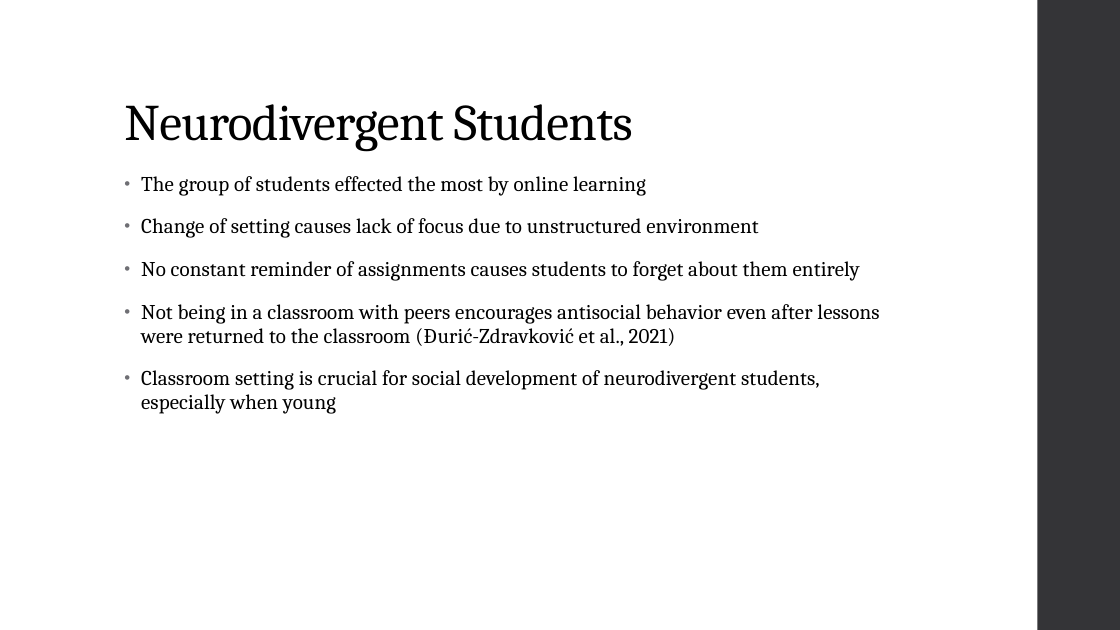
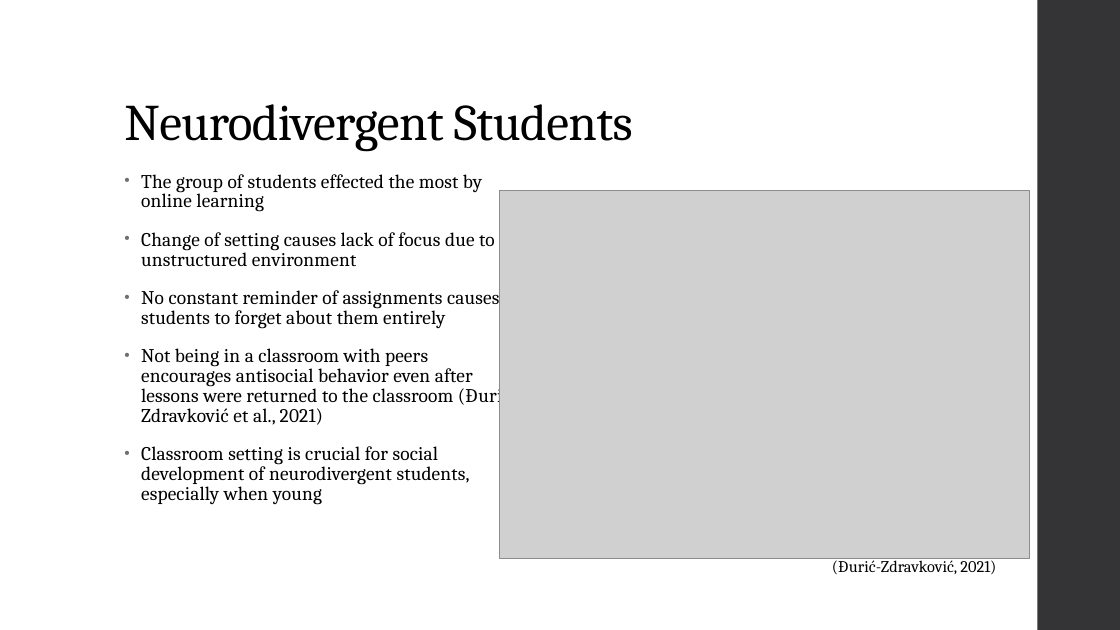
Before and after one commit to trickyok/College-Work, a slide deck: slide 8 of Spring 2022/Comp II/Writing Project 3/Online Learning.pptx. Drawn at 1120x630 pixels with LibreOffice and Linux fonts; fonts in the diff are those of the drawing; grey boxes stand for pictures. Boxes give left, top, right and bottom in pixels: in the first picture for what was removed or moved away, otherwise in the second. Text is boxed around its words. In the diff, an @@ line names an element or a change of style, - is before the commit and + after.

```diff
--- a/Spring 2022/Comp II/Writing Project 3/Online Learning.pptx
+++ b/Spring 2022/Comp II/Writing Project 3/Online Learning.pptx
@@ text "The group of students effected ..." at (141, 174, 517, 505): size 18 to 16.6 pt; line spacing 0.95 to 0.85 @@
@@ picture added at (500, 190, 1030, 558) @@
@@ text added at (832, 557, 996, 574), 14 pt, text #000000 @@
+(Đurić-Zdravković, 2021)
```
Also in this commit, not shown: 3 other slides changed, 44 other files.
